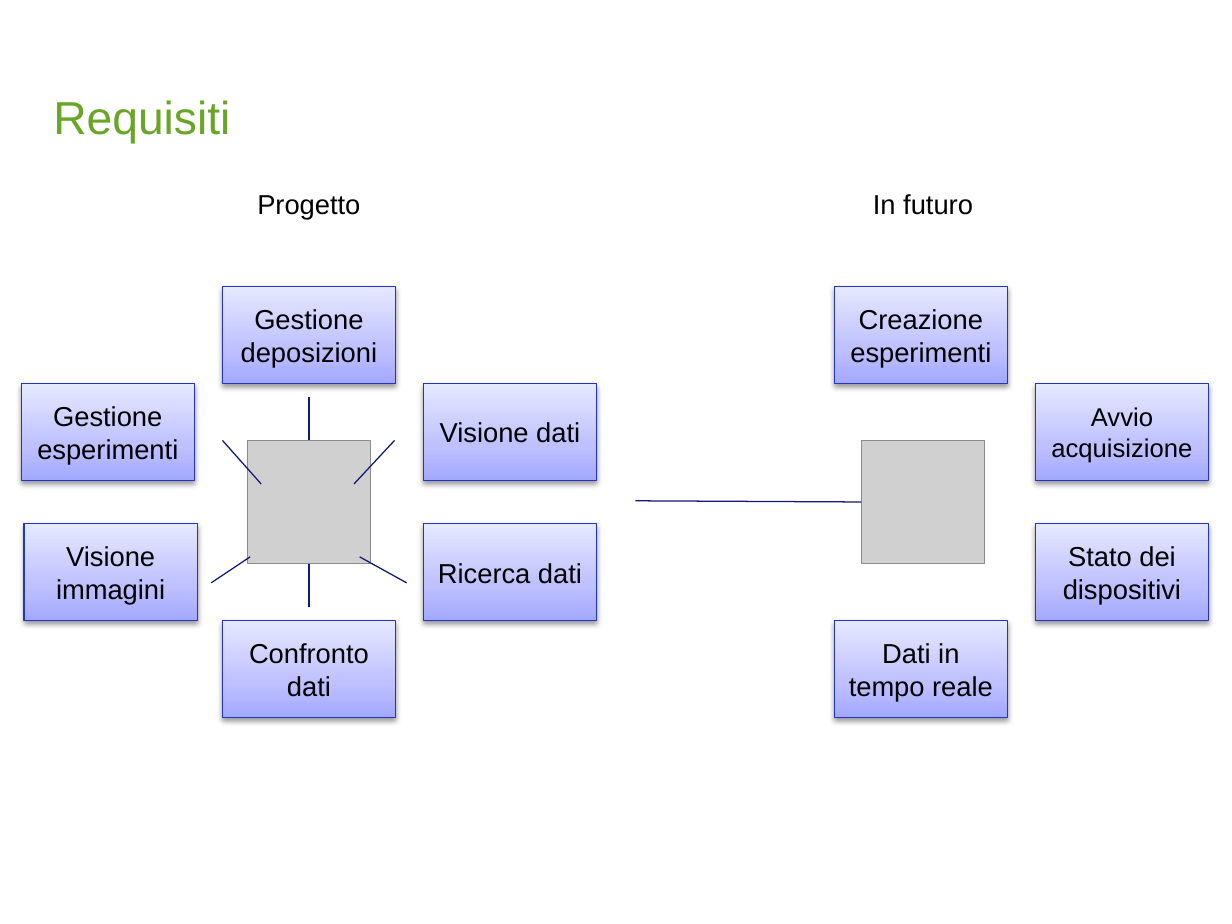
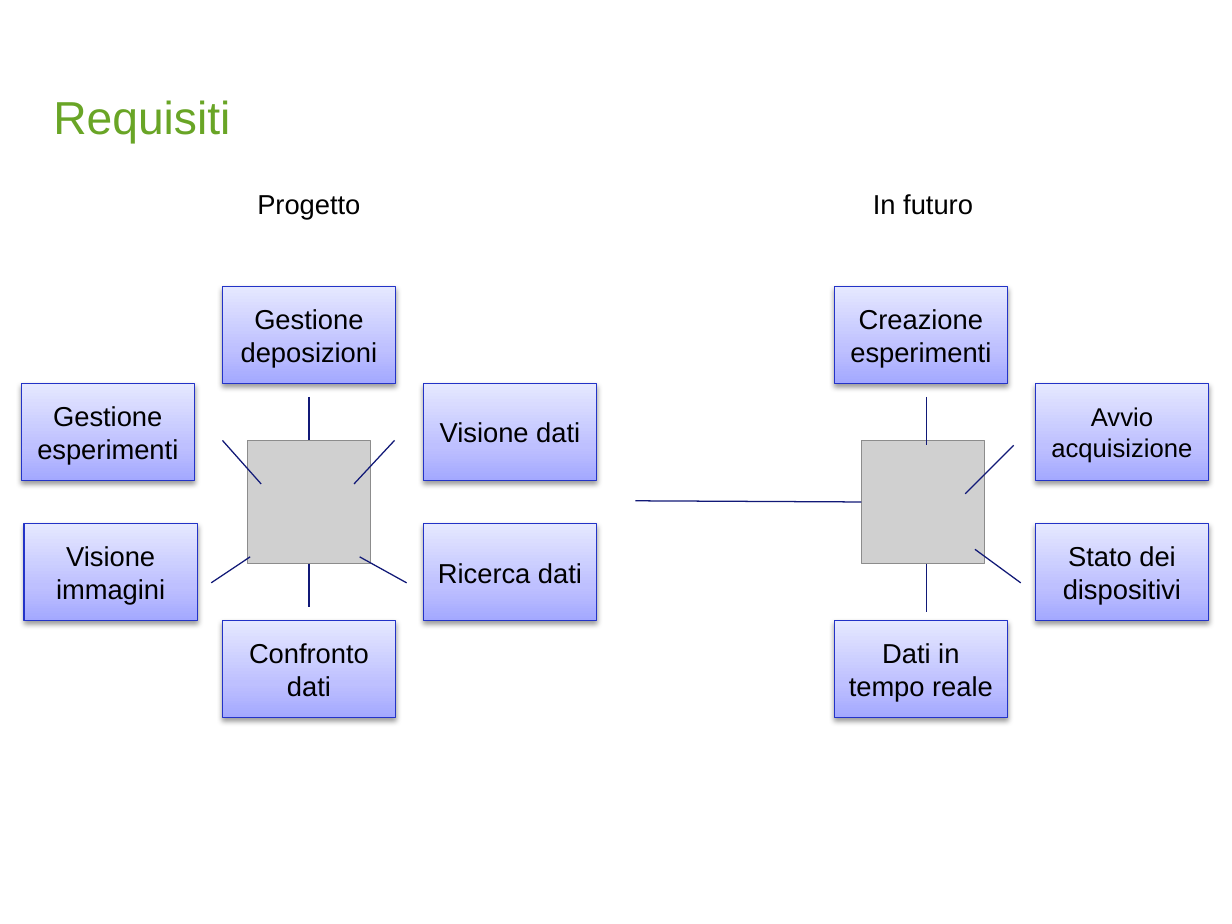
Before and after one commit to MarianoFasano/DSB, a slide deck: slide 6 of docs/Progetto di semestre - Ground Control_v1.pptx (slide 5 before the commit). Drawn at 1232x924 pixels with LibreOffice and Linux fonts; fonts in the diff are those of the drawing; grey boxes stand for pictures; background and template pictures are left out. Boxes give left, top, right and bottom in pixels: in the first picture for what was removed or moved away, otherwise in the second. Text is boxed around its words. In the diff, an @@ line names an element or a change of style, - is before the commit and + after.

```diff
--- a/docs/Progetto di semestre - Ground Control_v1.pptx
+++ b/docs/Progetto di semestre - Ground Control_v1.pptx
@@ group added at [926, 397, 1021, 612]: 4 lines @@
```
Also in this commit, not shown: 3 other slides changed, 4 slides added, 2 slides removed, 2 other files.
